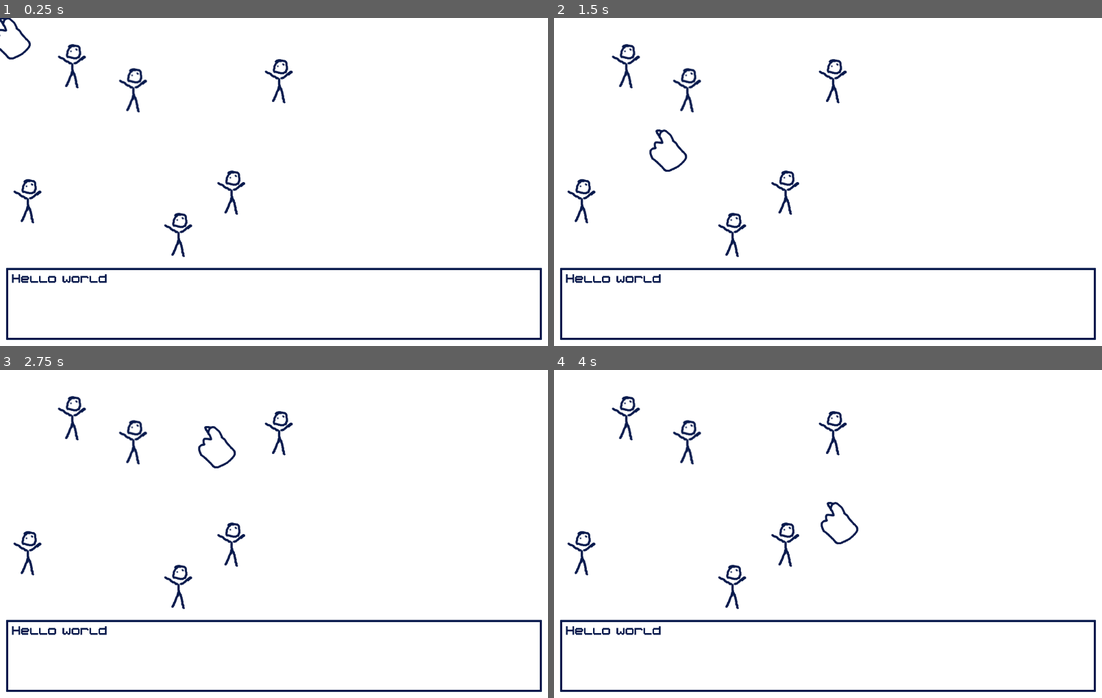
Above: before the commit, frames 1-4 (two rows, left to right).
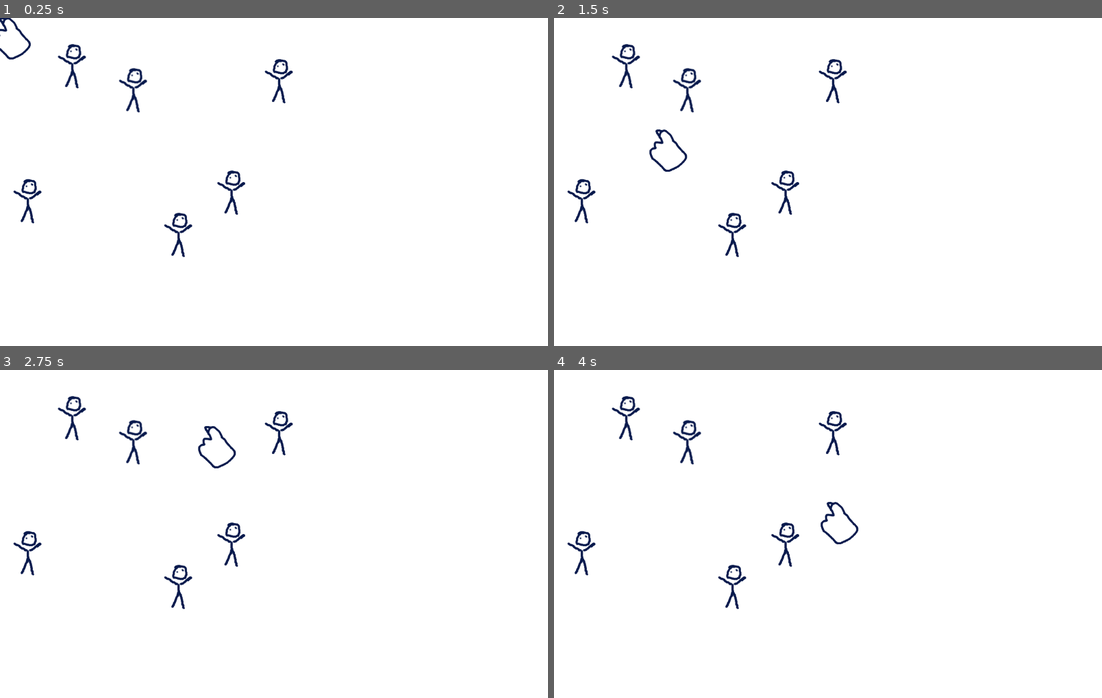
Above: after the commit, the same moments.

Repository: rtauziac/feelingsnotyet
Game: Godot game, scene res://testing/GameRoot.tscn
The game is run twice, just before and just after one commit, with the same random seed, the same clock (stepped at 60 frames per second) and the same inputs.
Inputs (mouse positions are in pixels of both pictures, inside the frame that each line leads up to):
- Up to frame 1 (0.25 s): no input
- Up to frame 2 (1.5 s): tap Enter at 0.5 s; move the mouse to (948, 165) at 0.52 s; click (948, 165) at 0.67 s; tap Space at 1.25 s; move the mouse to (718, 198) at 1.27 s; click (718, 198) at 1.42 s
- Up to frame 3 (2.75 s): move the mouse to (328, 461) at 2.02 s; click (328, 461) at 2.17 s
- Up to frame 4 (4 s): tap Enter at 2.75 s; move the mouse to (800, 599) at 2.77 s; click (800, 599) at 2.92 s; tap Space at 3.5 s; move the mouse to (992, 583) at 3.52 s; click (992, 583) at 3.67 s

The runs differ from the first frame. In frame 1, 2.1% of the frame differs, in the area x 1-99%, y 76-99%; in frame 2, 2.1%; in frame 3, 2.1%; in frame 4, 2.1%.

Commit message:
Remade siblings system

Diff:
--- /dev/null
+++ b/DialogMaster.gd
@@ -0,0 +1,33 @@
+extends Control
+
+class_name DialogMaster
+
+signal dialog_signal
+signal dialog_end_reached
+
+
+var _current_dialog_item: DialogItem
+
+
+func show_dialog(item: DialogItem):
+	if item is TextDialog:
+		visible = true
+		_current_dialog_item = item
+		$DialogContainer/TextMargin/DialogLabel.text = item.text
+
+
+func _ready():
+	GlobalReferences.dialog_master = self
+
+
+func _input(event):
+	if event is InputEventMouseButton and event.button_index == BUTTON_LEFT:
+		get_tree().set_input_as_handled()
+		if _current_dialog_item == null:
+			return
+
+		_current_dialog_item = _current_dialog_item.nextItem
+		if _current_dialog_item == null:
+			visible = false
+			set_process_input(false)
+			emit_signal("dialog_end_reached")
--- /dev/null
+++ b/dialog/dialog_item.gd
@@ -0,0 +1,6 @@
+extends Resource
+
+class_name DialogItem
+
+
+export (Resource) var nextItem = null
--- /dev/null
+++ b/dialog/signal_dialog.gd
@@ -0,0 +1,16 @@
+extends "res://dialog/dialog_item.gd"
+
+
+# Declare member variables here. Examples:
+# var a = 2
+# var b = "text"
+
+
+# Called when the node enters the scene tree for the first time.
+func _ready():
+	pass # Replace with function body.
+
+
+# Called every frame. 'delta' is the elapsed time since the previous frame.
+#func _process(delta):
+#	pass
--- /dev/null
+++ b/dialog/text_dialog.gd
@@ -0,0 +1,6 @@
+extends "res://dialog/dialog_item.gd"
+
+class_name TextDialog
+
+
+export (String, MULTILINE) var text: String
--- a/persons/Person.gd
+++ b/persons/Person.gd
@@ -3,7 +3,7 @@
 class_name Person, "res://editor/icons/dog.png"
 
 
-export (Array, NodePath) var siblingpaths
+export (String, MULTILINE) var siblingpaths
 export (bool) var is_open
 
 var siblings: Array
@@ -25,9 +25,10 @@
 
 # Called when the node enters the scene tree for the first time.
 func _ready():
-	for path in siblingpaths:
-		var person: Person = get_node(path)
-		siblings.push_front(person)
+	if siblingpaths.length() > 0:
+		for subpath in siblingpaths.split(","):
+			var person: Person = get_node(NodePath("../%s" % subpath))
+			siblings.push_front(person)
 
 
 # Called every frame. 'delta' is the elapsed time since the previous frame.
--- a/project.godot
+++ b/project.godot
@@ -14,14 +14,32 @@
 "language": "GDScript",
 "path": "res://devil/Devil.gd"
 }, {
+"base": "Resource",
+"class": "DialogItem",
+"language": "GDScript",
+"path": "res://dialog/dialog_item.gd"
+}, {
+"base": "Control",
+"class": "DialogMaster",
+"language": "GDScript",
+"path": "res://DialogMaster.gd"
+}, {
 "base": "Node2D",
 "class": "Person",
 "language": "GDScript",
 "path": "res://persons/Person.gd"
+}, {
+"base": "Resource",
+"class": "TextDialog",
+"language": "GDScript",
+"path": "res://dialog/text_dialog.gd"
 } ]
 _global_script_class_icons={
 "Devil": "res://editor/icons/devil.png",
-"Person": "res://editor/icons/dog.png"
+"DialogItem": "",
+"DialogMaster": "",
+"Person": "res://editor/icons/dog.png",
+"TextDialog": ""
 }
 
 [application]
@@ -29,6 +47,10 @@
 config/name="ldjam48"
 run/main_scene="res://testing/GameRoot.tscn"
 config/icon="res://icon.png"
+
+[autoload]
+
+GlobalReferences="*res://superobjects/GlobalReferences.gd"
 
 [display]
 
--- /dev/null
+++ b/superobjects/GlobalReferences.gd
@@ -0,0 +1,4 @@
+extends Node
+
+
+var dialog_master: DialogMaster
--- a/testing/2DRoot.tscn
+++ b/testing/2DRoot.tscn
@@ -6,6 +6,12 @@
 [ext_resource path="res://devil/Devil.gd" type="Script" id=4]
 [ext_resource path="res://devil/halo.png" type="Texture" id=5]
 [ext_resource path="res://devil/Shard.tscn" type="PackedScene" id=6]
+[ext_resource path="res://testing/LoadInitDialog.gd" type="Script" id=7]
+[ext_resource path="res://dialog/text_dialog.gd" type="Script" id=8]
+
+[sub_resource type="Resource" id=38]
+script = ExtResource( 8 )
+text = ""
 
 [sub_resource type="ShaderMaterial" id=1]
 resource_local_to_scene = true
@@ -285,6 +291,8 @@
 shader_param/smogFactor = 0.0
 
 [node name="2DRoot" type="Node2D"]
+script = ExtResource( 7 )
+dialog_start = SubResource( 38 )
 
 [node name="Camera2D" type="Camera2D" parent="."]
 offset = Vector2( 640, 384 )
@@ -298,13 +306,12 @@
 [node name="Person" parent="Persons" instance=ExtResource( 1 )]
 material = SubResource( 1 )
 position = Vector2( 131.782, 56 )
-siblingpaths = [ NodePath("../Person2"), NodePath("../Person3"), NodePath("../Person4") ]
+siblingpaths = "Person2,Person3,Person4"
 is_open = true
 
 [node name="Person2" parent="Persons" instance=ExtResource( 1 )]
 material = SubResource( 2 )
 position = Vector2( 274.559, 112.329 )
-siblingpaths = [ NodePath("../Person"), NodePath("../Person3"), NodePath("../Person6") ]
 
 [node name="Person3" parent="Persons" instance=ExtResource( 1 )]
 material = SubResource( 3 )
@@ -335,4 +342,3 @@
 [node name="Person6" parent="Persons" instance=ExtResource( 1 )]
 material = SubResource( 8 )
 position = Vector2( 380, 451 )
-siblingpaths = [ NodePath("../Person3"), NodePath("../Person4"), NodePath("../Person5") ]
--- a/testing/CheckClick.gd
+++ b/testing/CheckClick.gd
@@ -22,6 +22,9 @@
 			if person is Person:
 				person.material.set("shader_param/smogFactor", 0)
 
+
+func _ready():
+	set_process_input(false)
 
 func _process_persons():
 	var children: Array = get_children()
--- /dev/null
+++ b/testing/LoadInitDialog.gd
@@ -0,0 +1,22 @@
+extends Node2D
+
+
+export (Resource) var dialog_start
+
+
+func _ready():
+
+	var a_timer = Timer.new()
+	add_child(a_timer)
+	a_timer.wait_time = 2
+	a_timer.connect("timeout", self, "_load_first_dialog", [], CONNECT_ONESHOT)
+	a_timer.start()
+
+
+func _load_first_dialog():
+	GlobalReferences.dialog_master.show_dialog(dialog_start)
+	GlobalReferences.dialog_master.connect("dialog_end_reached", self, "_enable_game_input", [], CONNECT_ONESHOT)
+
+
+func _enable_game_input():
+	$Persons.set_process_input(true)
--- a/testing/UIRoot.tscn
+++ b/testing/UIRoot.tscn
@@ -1,9 +1,10 @@
-[gd_scene load_steps=5 format=2]
+[gd_scene load_steps=6 format=2]
 
 [ext_resource path="res://testing/text_frame.png" type="Texture" id=1]
 [ext_resource path="res://gametheme.tres" type="Theme" id=2]
 [ext_resource path="res://mousecursor/MouseCursorHandler.gd" type="Script" id=3]
 [ext_resource path="res://mousecursor/paw.png" type="Texture" id=4]
+[ext_resource path="res://DialogMaster.gd" type="Script" id=5]
 
 [node name="UIRoot" type="Control"]
 anchor_right = 1.0
@@ -14,8 +15,10 @@
 }
 
 [node name="DialogMaster" type="Control" parent="."]
+visible = false
 anchor_right = 1.0
 anchor_bottom = 1.0
+script = ExtResource( 5 )
 __meta__ = {
 "_edit_use_anchors_": false
 }
Binary file added: screenshots/Capture d’écran 2021-04-24 195904.png
Not shown, added: screenshots/Capture d’écran 2021-04-24 195904.png.import
Not shown: 1 places in testing/2DRoot.tscn that only renumber resources
